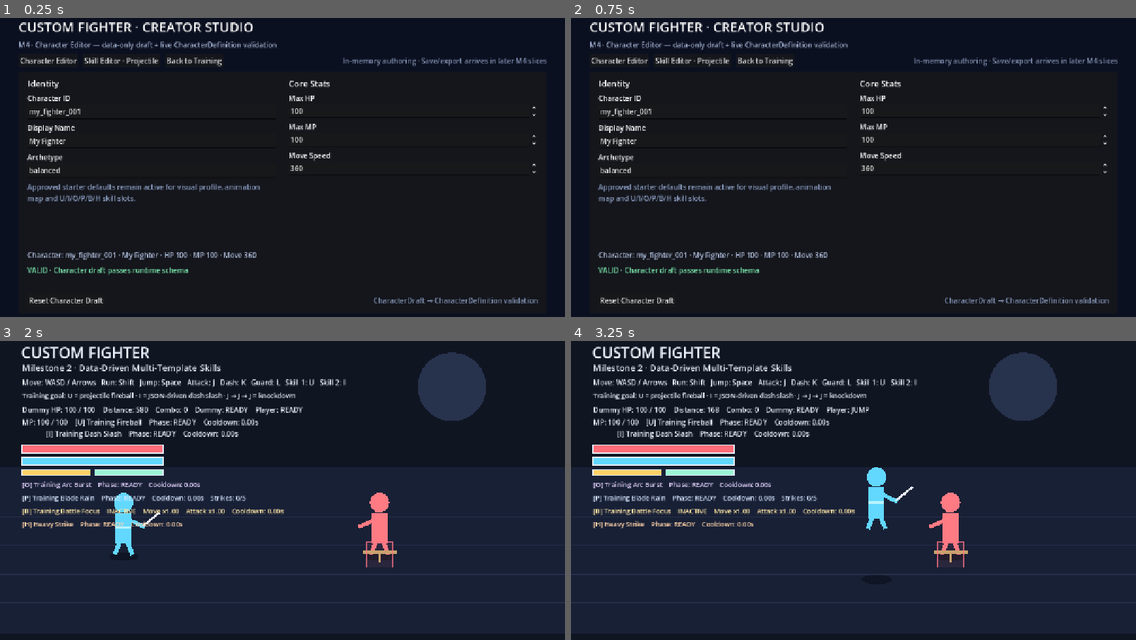
Above: before the commit, frames 1-4 (two rows, left to right).
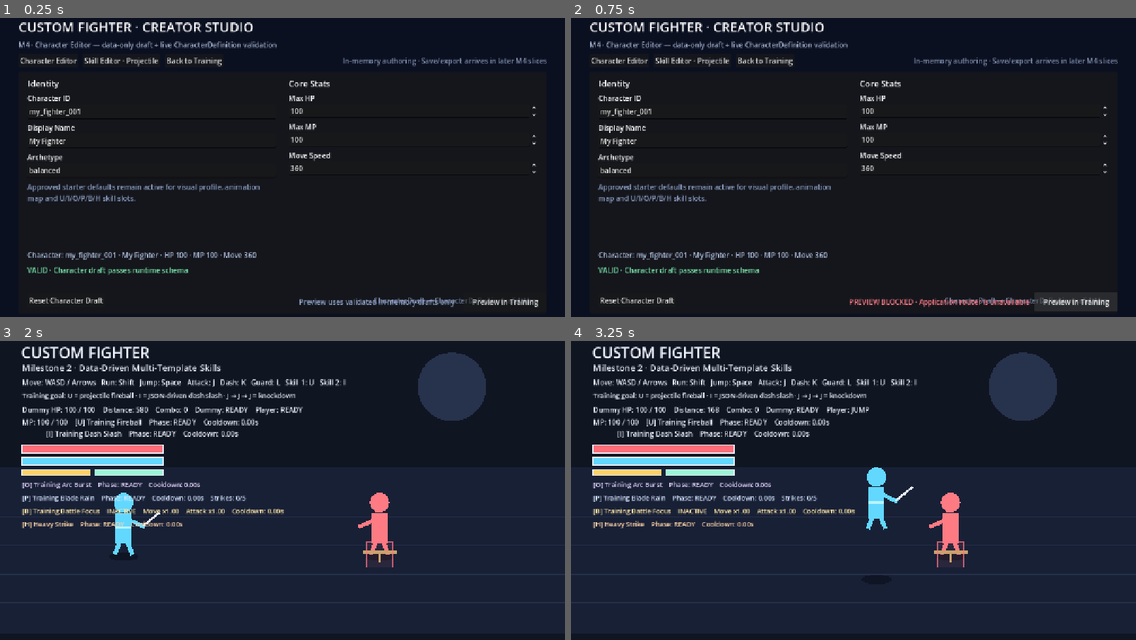
Above: after the commit, the same moments.

Repository: ws951125/custom-fighter
Game: Godot game, scene res://game/creator/creator_studio.tscn
The game is run twice, just before and just after one commit, with the same random seed, the same clock (stepped at 60 frames per second) and the same inputs. This scene is started directly instead of the project's main scene.
Inputs (mouse positions are in pixels of both pictures, inside the frame that each line leads up to):
- Up to frame 1 (0.25 s): no input
- Up to frame 2 (0.75 s): click (1073, 302) at 0.5 s, where only the run after the commit has a clickable "Preview in Training"
- Up to frame 3 (2 s): click "Back to Training" at 1.25 s
- Up to frame 4 (3.25 s): tap Enter at 2 s; hold D (move_right) 2.03-2.78 s; hold J (attack) 2.03-2.78 s; tap Space (jump) at 2.27, 3.02 s; hold S (move_down) from 2.78 s (still down); tap K (dash) at 2.85 s

The runs differ from the first frame. In frame 1, 0.5% of the frame differs, in the area x 53-96%, y 93-97%; in frame 2, 0.6%, in the area x 49-96%, y 93-97%; in frame 3, less than 0.1%; in frame 4, less than 0.1%.

Commit message:
feat: enable Creator preview studio layer

Diff:
--- a/game/creator/creator_studio.tscn
+++ b/game/creator/creator_studio.tscn
@@ -1,6 +1,6 @@
 [gd_scene load_steps=2 format=3]
 
-[ext_resource type="Script" path="res://game/creator/creator_studio.gd" id="1_creator"]
+[ext_resource type="Script" path="res://game/creator/creator_preview_studio.gd" id="1_creator"]
 
 [node name="CreatorStudio" type="Control"]
 layout_mode = 3
